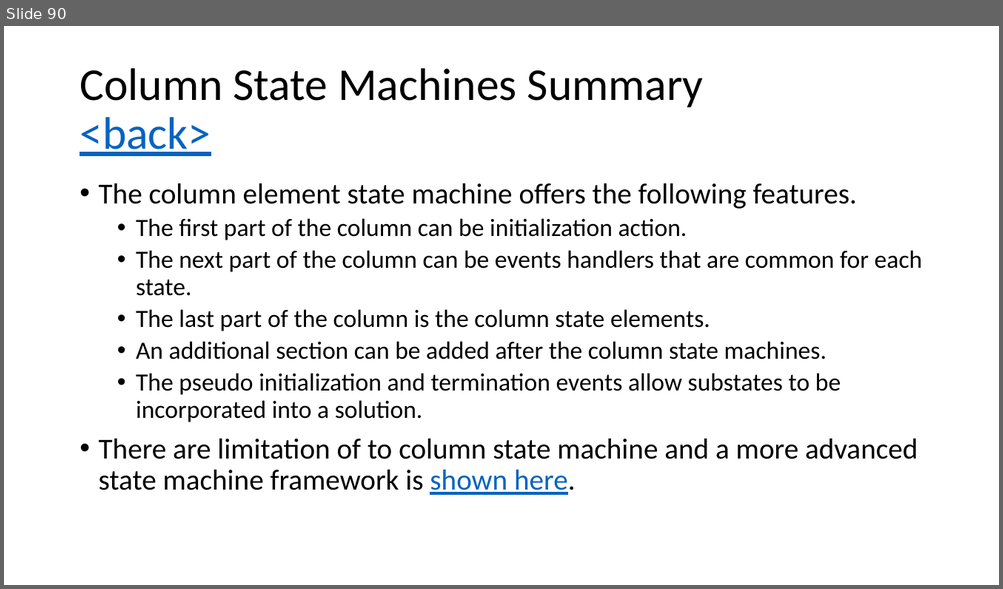
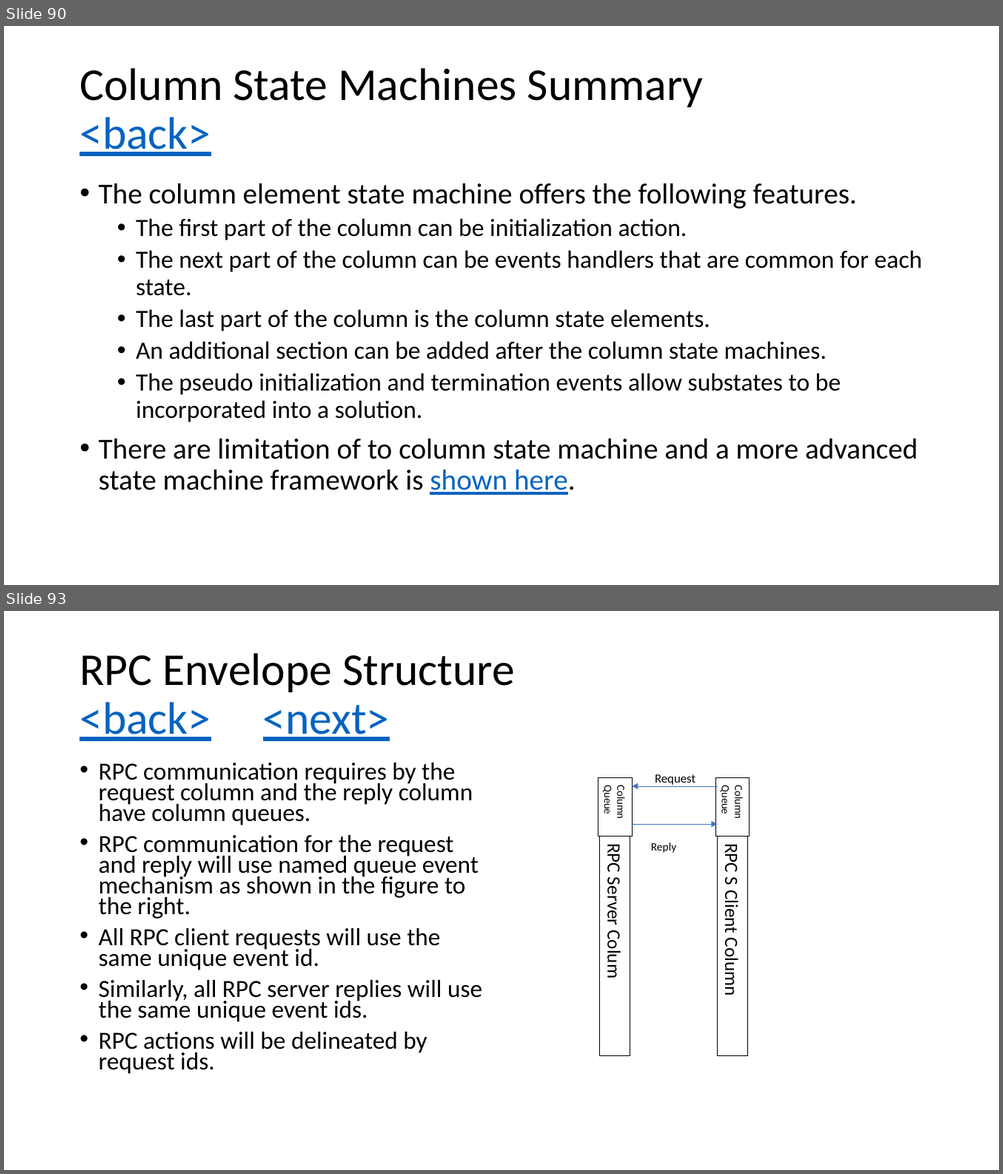
Before and after one commit to glenn-edgar/CFL, a slide deck: documentation/CFL_Documentation.pptx. Shown one above the other, each under a label of ours: slide 90 before the commit, slides 90 and 93 after it; the slides between them are not shown. The pictures are 1003x589 and 1003x1174 pixels, drawn with LibreOffice and Linux fonts; fonts in the diff are those of the drawing. Boxes give left, top, right and bottom in pixels: in the first picture for what was removed or moved away, otherwise in the second. Text is boxed around its words. In the diff, an @@ line names an element or a change of style, - is before the commit and + after.

```diff
--- a/documentation/CFL_Documentation.pptx
+++ b/documentation/CFL_Documentation.pptx
@@ slide 93 added at (x1=4, y1=611, x2=999, y2=1170), background #FFFFFF @@
@@ title added at (x1=79, y1=653, x2=515, y2=741), 44 pt, text #000000 @@
+RPC Envelope Structure
+<back> <next>
@@ text added at (x1=99, y1=763, x2=482, y2=1074), 23.8 pt, text #000000 @@
+• RPC communication requires by the request column and the reply column have column queues.
+• RPC communication for the request and reply will use named queue event mechanism as shown in the figure to the right.
+• All RPC client requests will use the same unique event id.
+• Similarly, all RPC server replies will use the same unique event ids.
+• RPC actions will be delineated by request ids.
@@ rectangle added at (x1=598, y1=777, x2=632, y2=836), outline #000000 0.75 pt, 10.5 pt, text #000000 @@
+Column
+Queue
@@ arrow added from (717, 786) to (632, 786), #4472C4 0.5 pt @@
@@ text added at (x1=654, y1=775, x2=695, y2=785), 12 pt, text #000000 @@
+Request
@@ rectangle added at (x1=715, y1=777, x2=749, y2=836), outline #000000 0.75 pt, 10.5 pt, text #000000 @@
+Column
+Queue
@@ arrow added from (632, 824) to (717, 824), #4472C4 0.5 pt @@
@@ rectangle added at (x1=600, y1=836, x2=629, y2=1056), outline #000000 0.75 pt, 18 pt, text #000000 @@
+RPC Server Colum
@@ text added at (x1=651, y1=843, x2=676, y2=853), 11 pt, text #000000 @@
+Reply
@@ rectangle added at (x1=717, y1=836, x2=748, y2=1056), outline #000000 0.75 pt, 18 pt, text #000000 @@
+RPC S Client Column
```
Also in this commit, not shown: 12 slides changed, 89 other slides added, 2 slides removed, 9 other files.
